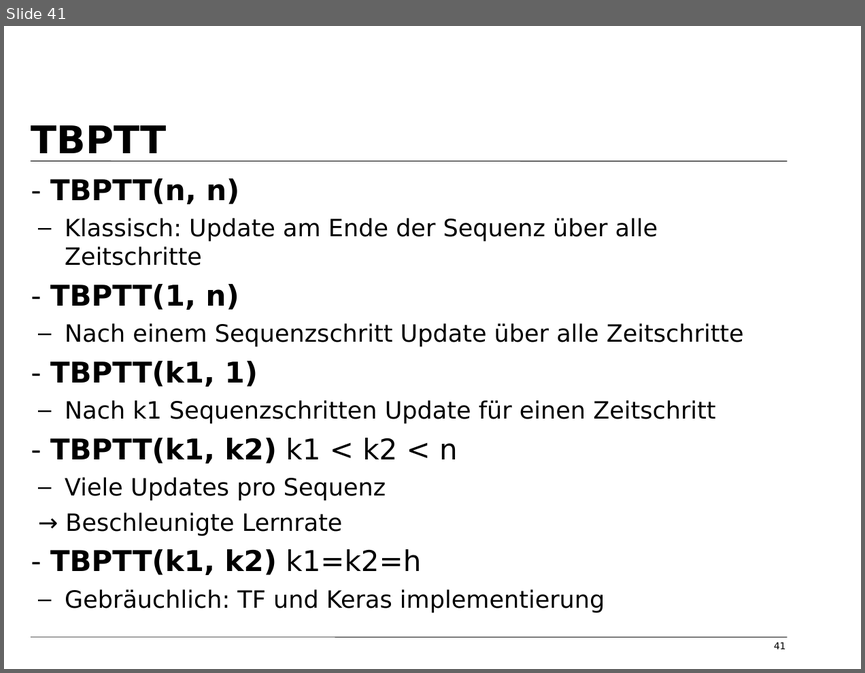
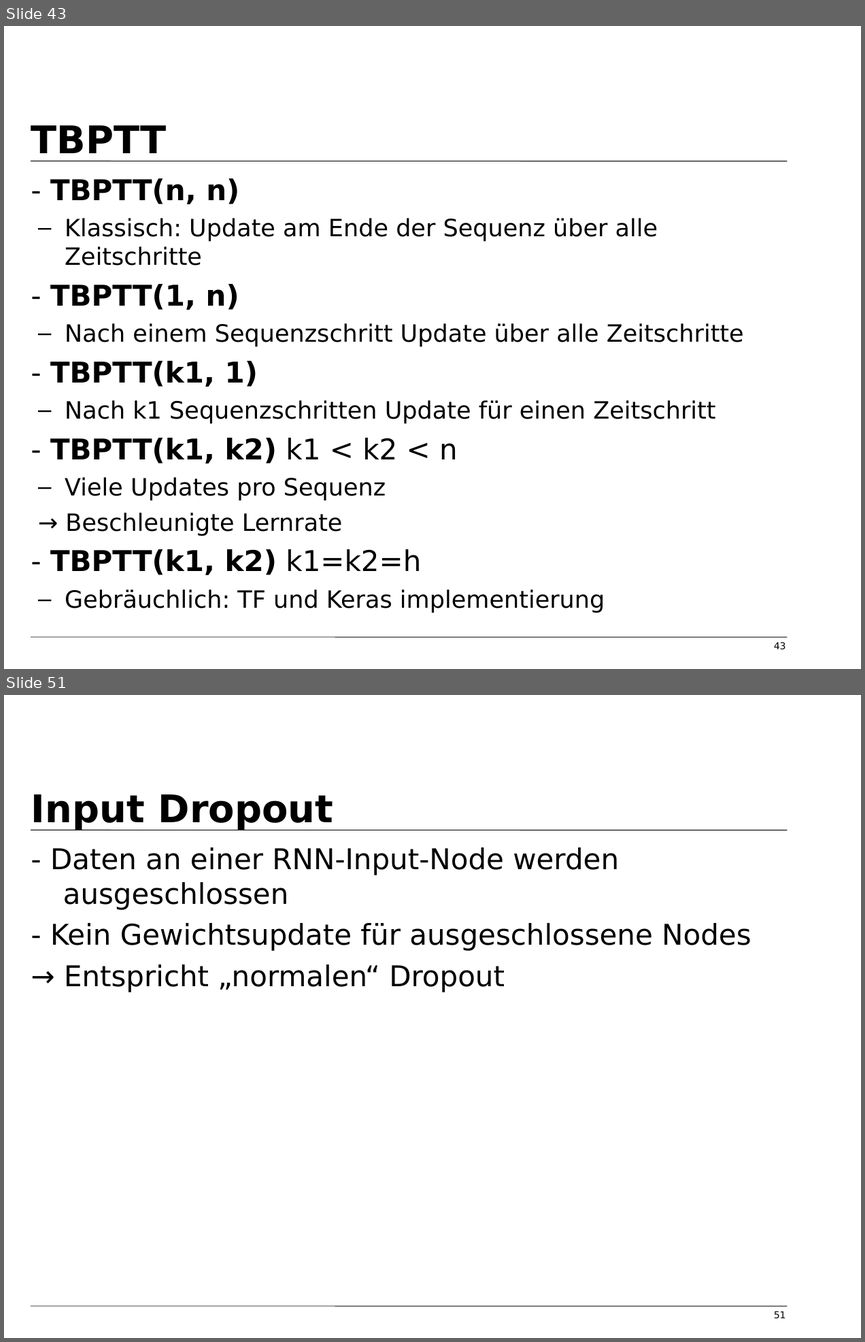
Before and after one commit to tfassbender/deep_learning_team_rnn, a slide deck: vorlesung/vorlesung_rnn_tobias_marvin.odp. Shown one above the other, each under a label of ours: slide 41 before the commit, slides 43 and 51 after it; the slides between them are not shown. The pictures are 865x673 and 865x1342 pixels, drawn with LibreOffice and Linux fonts; fonts in the diff are those of the drawing; background and template pictures are left out. Boxes give left, top, right and bottom in pixels: in the first picture for what was removed or moved away, otherwise in the second. Text is boxed around its words. In the diff, an @@ line names an element or a change of style, - is before the commit and + after.

```diff
--- a/vorlesung/vorlesung_rnn_tobias_marvin.odp
+++ b/vorlesung/vorlesung_rnn_tobias_marvin.odp
@@ slide 51 added at [4, 695, 861, 1338], background #FFFFFF; not listed: 2 template elements that a slide beside it also shows @@
@@ title added at [31, 794, 333, 830], 32 pt, text #000000, bold @@
+Input Dropout
@@ text added at [50, 847, 751, 992], 24 pt, text #000000 @@
+- Daten an einer RNN-Input-Node werden ausgeschlossen
+- Kein Gewichtsupdate für ausgeschlossene Nodes
+→ Entspricht „normalen“ Dropout
@@ page number added at [774, 1310, 786, 1319], 8 pt, text #000000 @@
+51
@@ what was slide 41 is now slide 43 @@
@@ page number at [774, 641, 786, 650]: text changed @@
-41
+43
```
Also in this commit, not shown: 6 slides changed, 10 other slides added, 1 slide removed, 2 other files.
